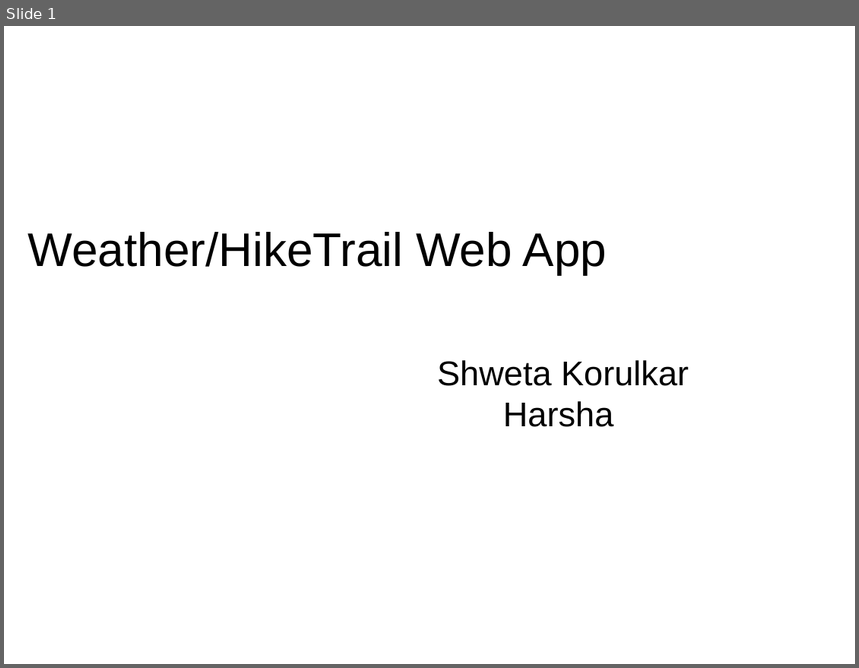
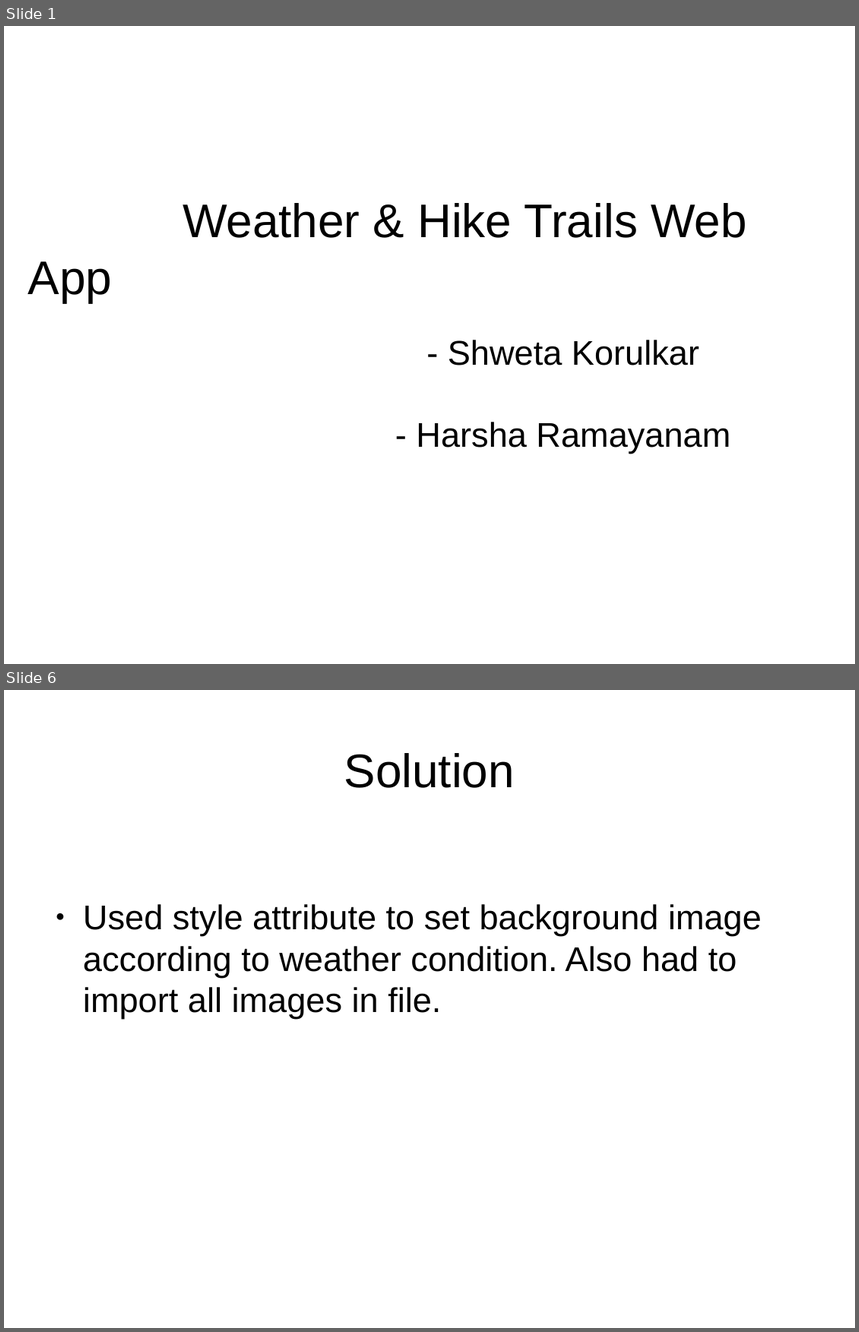
Before and after one commit to HarshaRamayanam/webdev-project, a slide deck: project_presentation.pptx. Shown one above the other, each under a label of ours: slide 1 before the commit, slides 1 and 6 after it; the slides between them are not shown. The pictures are 859x668 and 859x1332 pixels, drawn with LibreOffice and Linux fonts; fonts in the diff are those of the drawing; background and template pictures are left out. Boxes give left, top, right and bottom in pixels: in the first picture for what was removed or moved away, otherwise in the second. Text is boxed around its words. In the diff, an @@ line names an element or a change of style, - is before the commit and + after.

```diff
--- a/project_presentation.pptx
+++ b/project_presentation.pptx
@@ slide 6 added at (x1=4, y1=690, x2=855, y2=1328), background picture (left out) @@
@@ text added at (x1=344, y1=753, x2=515, y2=788), 44 pt, text #000000 @@
+Solution
@@ text added at (x1=83, y1=904, x2=762, y2=1018), 32 pt, text #000000 @@
+● Used style attribute to set background image according to weather condition. Also had to import all images in file.
@@ slide 1 changed as well @@
@@ text at (x1=28, y1=203, x2=747, y2=303): text changed @@
-Weather/HikeTrail Web App
+Weather & Hike Trails Web App
@@ text at (x1=416, y1=340, x2=731, y2=454): text changed @@
-Shweta Korulkar
-Harsha
+- Shweta Korulkar
+- Harsha Ramayanam
```
Also in this commit, not shown: 7 other slides added, 1 slide removed.
